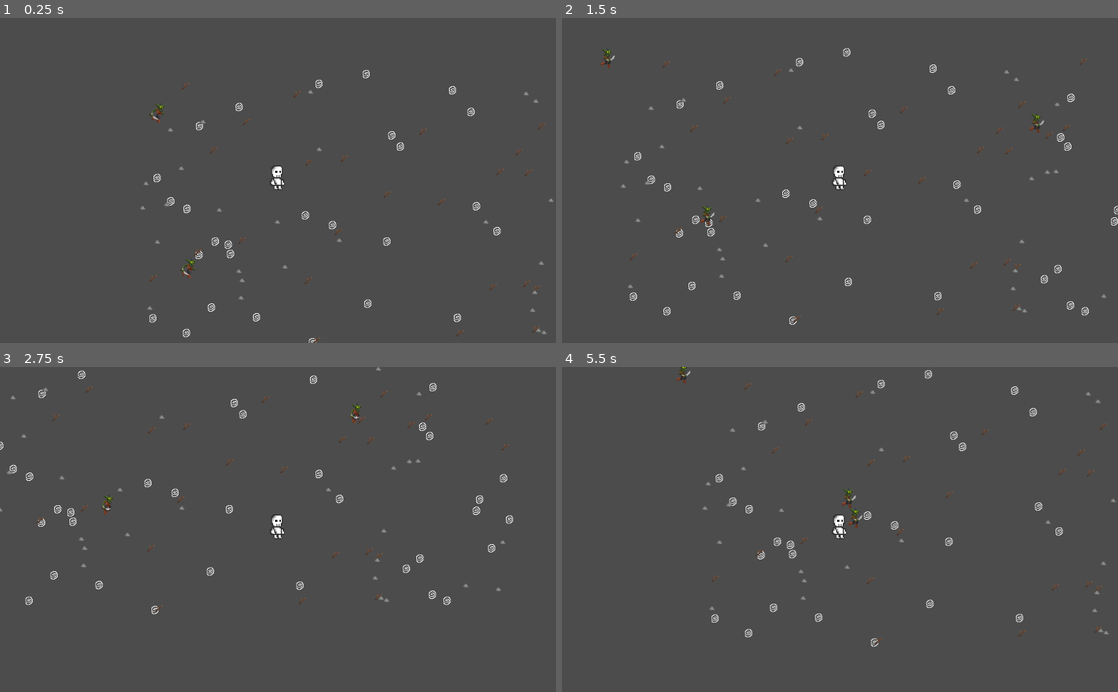
Above: before the commit, frames 1-4 (two rows, left to right).
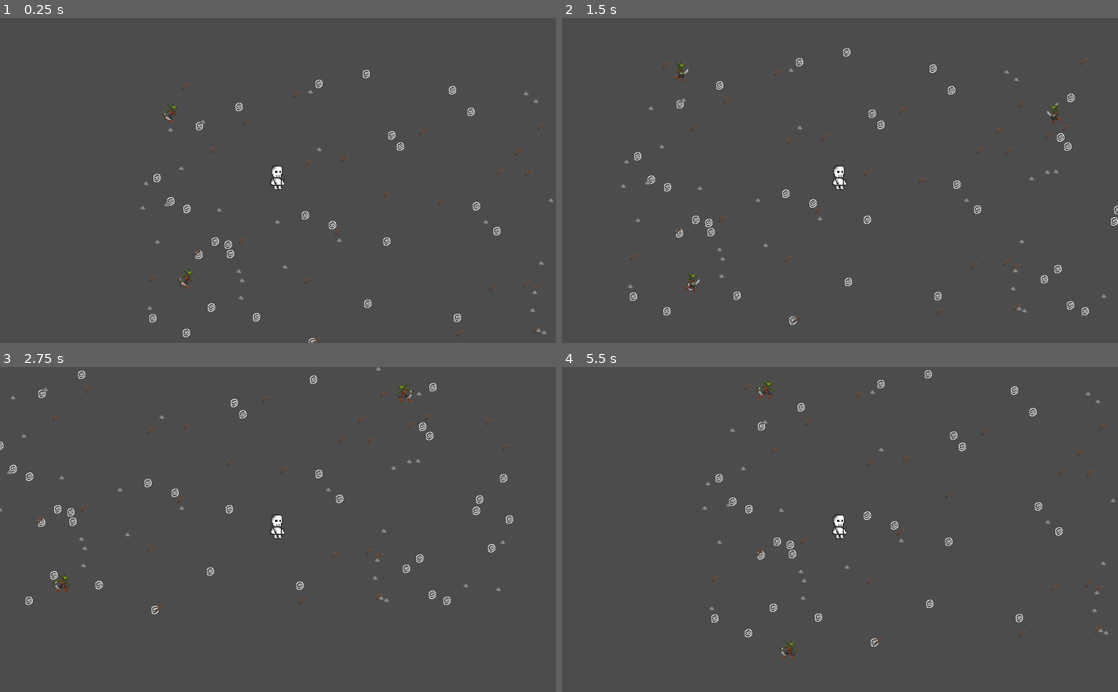
Above: after the commit, the same moments.

Repository: Kublite/my-first-game
Game: Godot game, scene res://Scenes/Root.tscn
The game is run twice, just before and just after one commit, with the same random seed, the same clock (stepped at 60 frames per second) and the same inputs.
Inputs (mouse positions are in pixels of both pictures, inside the frame that each line leads up to):
- Up to frame 1 (0.25 s): no input
- Up to frame 2 (1.5 s): move the mouse to (962, 164) at 0.52 s; hold D (right) 0.53-1.28 s; hold E (e_click) 0.53-1.28 s; click (962, 164) at 0.67 s; move the mouse to (728, 196) at 1.27 s; hold S (down) from 1.28 s (still down); tap E (e_click) at 1.35 s
- Up to frame 3 (2.75 s): move the mouse to (333, 458) at 2.02 s; release S (down) at 2.03 s; hold D (right) from 2.03 s (still down); hold E (e_click) from 2.03 s (still down)
- Up to frame 4 (5.5 s): move the mouse to (812, 594) at 2.77 s; release D (right) at 2.78 s; release E (e_click) at 2.78 s; hold W (up) 2.78-3.53 s; tap E (e_click) at 2.85, 4.35 s; click (812, 594) at 2.92 s; move the mouse to (1006, 578) at 3.52 s; hold E (e_click) 3.53-4.28 s; hold A (left) 3.53-5.03 s; move the mouse to (673, 480) at 4.27 s; move the mouse to (867, 529) at 5.02 s; hold S (down) from 5.03 s (still down); hold E (e_click) from 5.03 s (still down); click (867, 529) at 5.17 s

The runs differ from the first frame. In frame 1, 0.2% of the frame differs, in the area x 26-36%, y 26-84%; in frame 2, 0.4%; in frame 3, 0.3%; in frame 4, 0.6%, in the area x 20-91%, y 0-90%.

Commit message:
Add files via upload
изменил поведение мобов(почему-то раньше они шли в угол карты, исправил), сделал анимацию гоблинов (статичную и бегущую в 2 направлениях)

Diff:
--- a/Scenes/Goblin.tscn
+++ b/Scenes/Goblin.tscn
@@ -1,6 +1,6 @@
 [gd_scene load_steps=9 format=2]
 
-[ext_resource path="res://Scripts/AngryAnimal.gd" type="Script" id=1]
+[ext_resource path="res://Scripts/Goblin.gd" type="Script" id=1]
 [ext_resource path="res://Sprites/Monsters_Creatures_Fantasy/Goblin/Idle.png" type="Texture" id=2]
 [ext_resource path="res://Scenes/Skeletman.tscn" type="PackedScene" id=3]
 [ext_resource path="res://Sprites/Monsters_Creatures_Fantasy/Goblin/Run.png" type="Texture" id=4]
@@ -111,8 +111,8 @@
 
 [node name="Sprite" type="Sprite" parent="." index="0"]
 position = Vector2( -3, -2 )
-texture = ExtResource( 2 )
-hframes = 4
+texture = ExtResource( 4 )
+hframes = 8
 
 [node name="Shape" parent="." index="1"]
 position = Vector2( -4, 7 )
--- /dev/null
+++ b/Scripts/Goblin.gd
@@ -0,0 +1,69 @@
+extends "res://Scripts/Skeletman.gd"
+var stands = true
+var destination = Vector2()
+var velocity = Vector2()
+var target = null
+var default_speed = 50
+onready var animGoblin = $AnimationPlayer
+onready var sprite =$Sprite
+
+
+func _ready():
+	speed = default_speed
+
+func _process(delta):
+	if velocity:
+		var collision = move_and_collide(velocity * delta)
+		if collision:
+			# Обработка столкновения
+			velocity = velocity.bounce(collision.normal)
+		position.x = clamp(position.x, 0 ,10000)
+		position.y = clamp(position.y, 0 ,10000)
+	wander()
+	search_for_target()
+
+func search_for_target():
+	var pl = get_parent().get_parent().get_player()
+	if target:
+		if position.distance_to(target.position) >200:
+			cancel_movement()
+		else:
+			set_destination(target.position)
+
+	elif position.distance_to(pl.position)<200:
+		cancel_movement()
+		speed = default_speed *2 if speed == default_speed else speed
+		target = pl
+
+func set_destination(dest):
+	destination = dest
+	velocity = (destination - position).normalized() * speed
+
+	animGoblin.play("run")
+	if sign(sprite.scale.x) != sign(velocity.x):
+		sprite.scale.x *= -1
+	stands = false
+
+func cancel_movement():
+	animGoblin.play("idle")
+	velocity = Vector2()
+	destination = Vector2()
+	speed = default_speed
+	$StandingTimer.start(2)
+	target = null
+
+func wander():
+	var pos = position
+	if stands:
+		randomize()
+		var x = int(rand_range(pos.x - 150, pos.x + 150))
+		var y = int(rand_range(pos.y - 150, pos.y + 150))
+		x = clamp(x, 0, 10000)
+		y = clamp(y, 0, 10000)
+		set_destination(Vector2(x,y))
+	elif velocity != Vector2() and not target:
+		if pos.distance_to(destination) <= speed:
+			cancel_movement()
+
+func _on_StandingTimer_timeout():
+	stands = true
--- a/Scripts/Player.gd
+++ b/Scripts/Player.gd
@@ -1,5 +1,4 @@
 extends "res://Scripts/Skeletman.gd"
-
 var inventory={}
 
 func pick(item):
